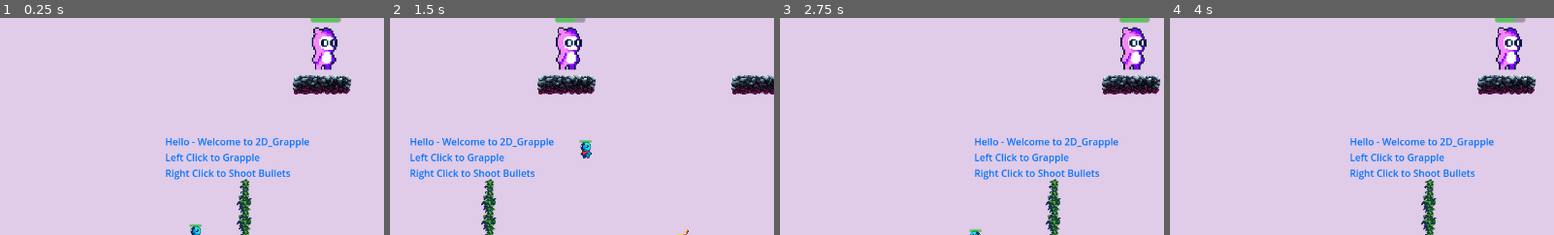
Above: before the commit, frames 1-4 (left to right).
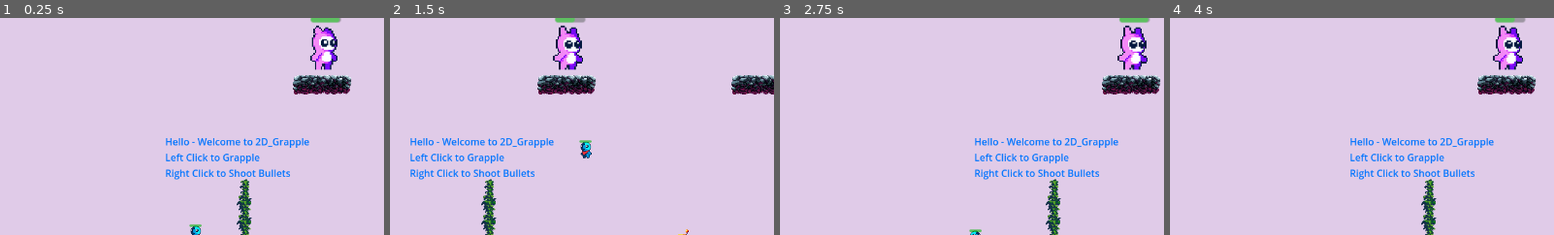
Above: after the commit, the same moments.

Repository: SamanAshoori/Godot_2D_Grapple_Game
Game: Godot game, scene res://Scenes/level_one.tscn
Two runs of this game, one before a commit and one after it. Both use one fixed random seed, a clock stepped at 60 frames per second and the inputs below. Sound files missing from this copy of the repository are replaced by a short silence.
Inputs (mouse positions are % of the whole screen's width and height, from its top left):
- Up to frame 1 (0.25 s): no input
- Up to frame 2 (1.5 s): tap Enter at 0.5, 1.25 s; move the mouse to (72, 45) at 0.52 s; hold D (move_right) from 0.53 s (still down); right-click (72, 45) at 0.6 s; tap Space (jump) at 0.77 s; move the mouse to (29, 55) at 1.27 s; click (29, 55) at 1.35 s
- Up to frame 3 (2.75 s): tap Space (jump) at 1.52 s; tap Enter at 2 s; move the mouse to (60, 28) at 2.02 s; release D (move_right) at 2.03 s; hold A (move_left) from 2.03 s (still down); right-click (60, 28) at 2.1 s
- Up to frame 4 (4 s): tap Enter at 2.75, 3.5 s; move the mouse to (45, 70) at 2.77 s; release A (move_left) at 2.78 s; hold D (move_right) from 2.78 s (still down); click (45, 70) at 2.85 s; tap Space (jump) at 3.02, 3.77 s; move the mouse to (80, 65) at 3.52 s; right-click (80, 65) at 3.6 s
The pictures show only the part of the screen within x 24-74%, y 30-80%; the shares and areas given below are measured in that part.

The runs differ from the first frame. In frame 1, 0.2% of the frame differs, in the area x 80-88%, y 3-22%; in frame 2, 0.5%, in the area x 42-51%, y 3-24%; in frame 3, 0.5%; in frame 4, 0.5%.

Commit message:
big enemy death + hurt animations

Diff:
--- a/Scenes/big_enemy.tscn
+++ b/Scenes/big_enemy.tscn
@@ -56,8 +56,7 @@
 sprite_frames = SubResource("SpriteFrames_dwdrk")
 animation = &"idle"
 autoplay = "idle"
-frame = 2
-frame_progress = 0.614442
+frame_progress = 0.45216
 
 [node name="HealthBar" parent="." instance=ExtResource("2_vdags")]
 position = Vector2(-24, -48)
